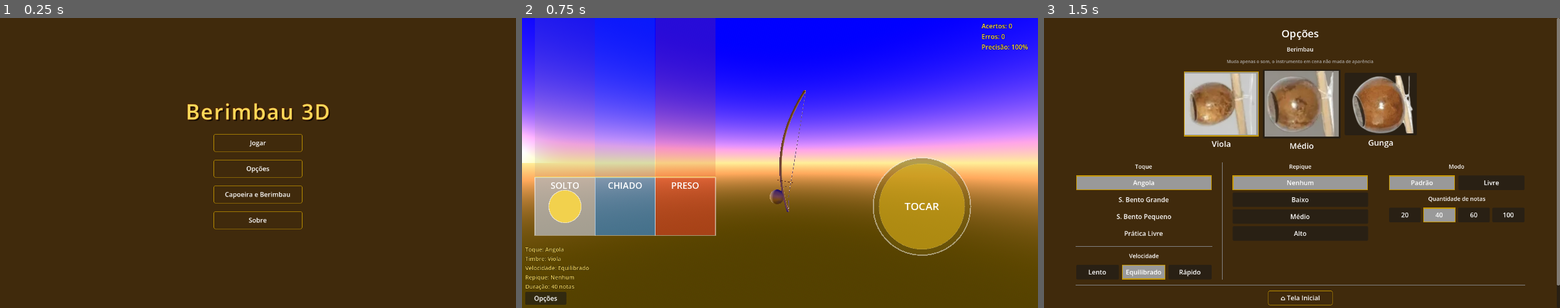
Above: before the commit, frames 1-3 (left to right).
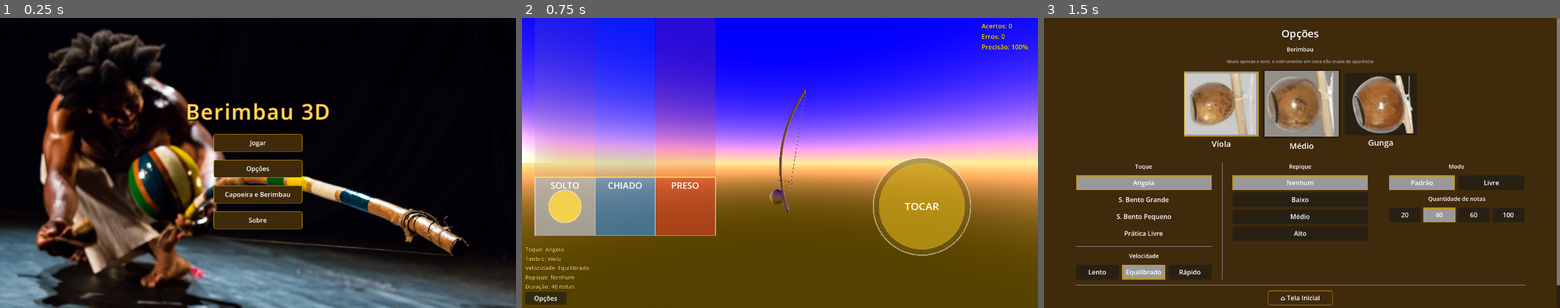
Above: after the commit, the same moments.

Repository: frsbrito/berimbau-3d
Game: Godot game, scene res://scenes/menus/menu_principal.tscn
The game is run twice, just before and just after one commit, with the same random seed, the same clock (stepped at 60 frames per second) and the same inputs.
Inputs:
- Up to frame 1 (0.25 s): no input
- Up to frame 2 (0.75 s): click "Jogar" at 0.5 s
- Up to frame 3 (1.5 s): click "Opções" at 1.25 s

The runs differ from the first frame. In frame 1, 91% of the frame differs, in the area x 0-100%, y 0-100%; in frame 2, nothing differs; in frame 3, nothing differs.

Commit message:
Corrige UID do ícone no project.godot e atualiza fundo do menu principal

Diff:
--- a/project.godot
+++ b/project.godot
@@ -17,7 +17,7 @@
 config/name="Berimbau_3D"
 run/main_scene="uid://b6ixh1afmwu5"
 config/features=PackedStringArray("4.7", "Mobile")
-config/icon="uid://cyk4d832w3uap"
+config/icon="uid://85djx4a8a6js"
 
 [audio]
 
--- a/scenes/menus/menu_principal.tscn
+++ b/scenes/menus/menu_principal.tscn
@@ -2,7 +2,10 @@
 
 [ext_resource type="Script" uid="uid://c8v6h5opvwulk" path="res://scenes/menus/menu_principal.gd" id="1_i85hu"]
 [ext_resource type="Theme" uid="uid://drjmxq66qsobd" path="res://assets/themes/default_theme.tres" id="1_mk4g1"]
-[ext_resource type="Texture2D" uid="uid://dbg1ein6akfy1" path="res://assets/sprites/backgrounds/36590765886_b57e388516_k.jpg" id="3_iep14"]
+[ext_resource type="Texture2D" uid="uid://dw13bs80hjwtp" path="res://assets/sprites/backgrounds/menu-principal.jpg" id="3_qsijh"]
+
+[sub_resource type="FontVariation" id="FontVariation_titulo"]
+spacing_glyph = 3
 
 [sub_resource type="StyleBoxFlat" id="StyleBoxFlat_btn_normal"]
 bg_color = Color(0.25118053, 0.16331753, 0.04786265, 1)
@@ -35,9 +38,6 @@
 corner_radius_bottom_right = 4
 corner_radius_bottom_left = 4
 
-[sub_resource type="FontVariation" id="FontVariation_titulo"]
-spacing_glyph = 3
-
 [node name="MenuPrincipal" type="Control" unique_id=1151362337]
 layout_mode = 3
 anchors_preset = 0
@@ -65,7 +65,7 @@
 offset_bottom = 112.125
 grow_horizontal = 2
 grow_vertical = 2
-texture = ExtResource("3_iep14")
+texture = ExtResource("3_qsijh")
 expand_mode = 5
 stretch_mode = 5
 
Not shown, changed: assets/models/BerimbauKit.glb.import
Not shown, removed: assets/sprites/backgrounds/background.png.import
Binary file added: assets/sprites/backgrounds/menu-principal.jpg
Not shown, added: assets/sprites/backgrounds/menu-principal.jpg.import
Not shown, changed: README.md
Not shown, changed: assets/sprites/backgrounds/background.png
Not shown, changed: docs/privacy-policy.html
